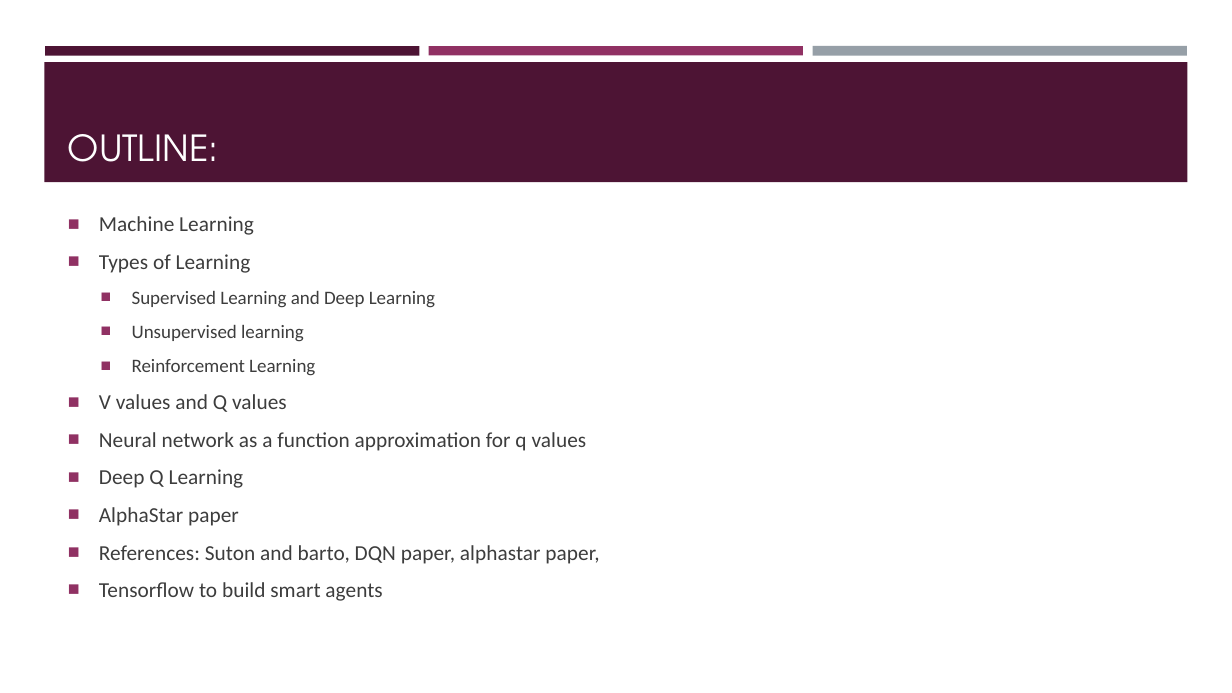
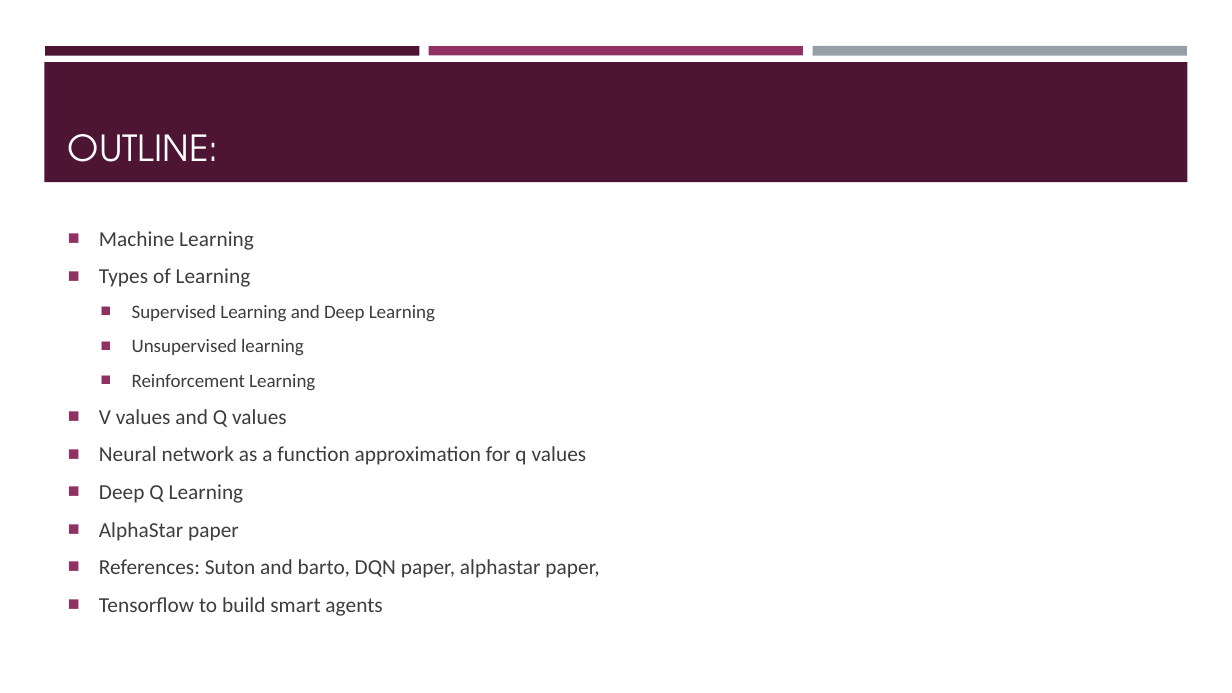
Before and after one commit to Boty22/Global-AI-Bootcamp-DRL, a slide deck: slide 3 of From RL to DRL.pptx. Drawn at 1232x693 pixels with LibreOffice and Linux fonts; fonts in the diff are those of the drawing. Boxes give left, top, right and bottom in pixels: in the first picture for what was removed or moved away, otherwise in the second. Text is boxed around its words. In the diff, an @@ line names an element or a change of style, - is before the commit and + after.

```diff
--- a/From RL to DRL.pptx
+++ b/From RL to DRL.pptx
@@ text "Machine Learning" at <box>99,231,599,616</box>: vertical alignment middle to top @@
```
Also in this commit, not shown: 6 other slides changed, 2 other files.
